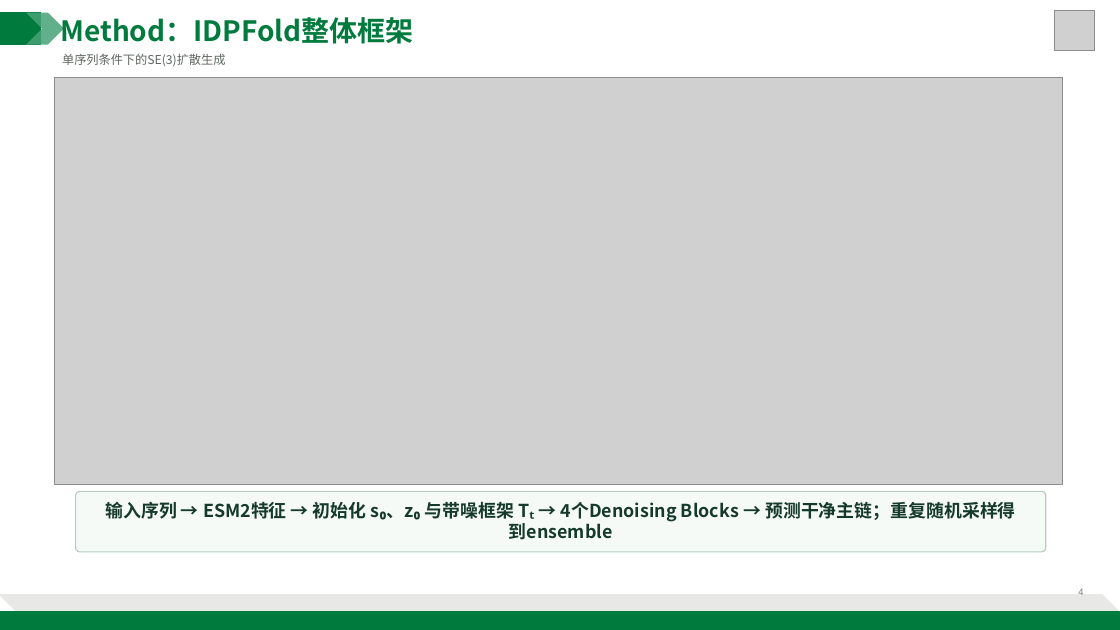
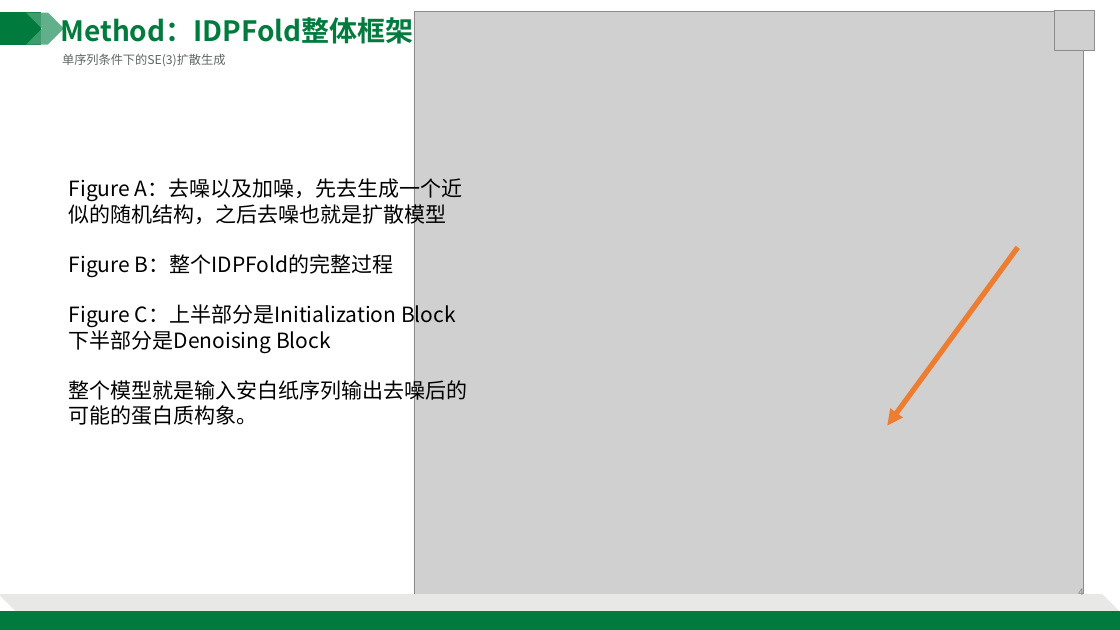
Before and after one commit to Doerrrr/paper, a slide deck: slide 4 of IDR IDP/Accurate Generation of Conformational Ensembles for Intrinsically Disordered Proteins with IDPFold/IDPFold_组会汇报_最终版_v4.pptx. Drawn at 1120x630 pixels with LibreOffice and Linux fonts; fonts in the diff are those of the drawing; grey boxes stand for pictures. Boxes give left, top, right and bottom in pixels: in the first picture for what was removed or moved away, otherwise in the second. Text is boxed around its words. In the diff, an @@ line names an element or a change of style, - is before the commit and + after.

```diff
--- a/IDR IDP/Accurate Generation of Conformational Ensembles for Intrinsically Disordered Proteins with IDPFold/IDPFold_组会汇报_最终版_v4.pptx
+++ b/IDR IDP/Accurate Generation of Conformational Ensembles for Intrinsically Disordered Proteins with IDPFold/IDPFold_组会汇报_最终版_v4.pptx
@@ picture added at (x1=414, y1=12, x2=1084, y2=602) @@
@@ picture removed at (x1=55, y1=77, x2=1063, y2=485) @@
@@ text added at (x1=69, y1=176, x2=468, y2=425), 18 pt, text #000000 @@
+Figure A：去噪以及加噪，先去生成一个近似的随机结构，之后去噪也就是扩散模型
+Figure B：整个IDPFold的完整过程
+Figure C：上半部分是Initialization Block
+下半部分是Denoising Block
+整个模型就是输入安白纸序列输出去噪后的可能的蛋白质构象。
@@ arrow added from (1018, 247) to (887, 426), #ED7D31 4.5 pt @@
@@ rounded rectangle removed at (x1=76, y1=492, x2=1046, y2=552) @@
@@ text removed at (x1=105, y1=501, x2=1016, y2=540) @@
-输入序列 → ESM2特征 → 初始化 s₀、z₀ 与带噪框架 Tₜ → 4个Denoising Blocks → 预测干净主链；重复随机采样得到ensemble
```
Also in this commit, not shown: 5 other slides changed, 2 slides removed, 25 other files.
